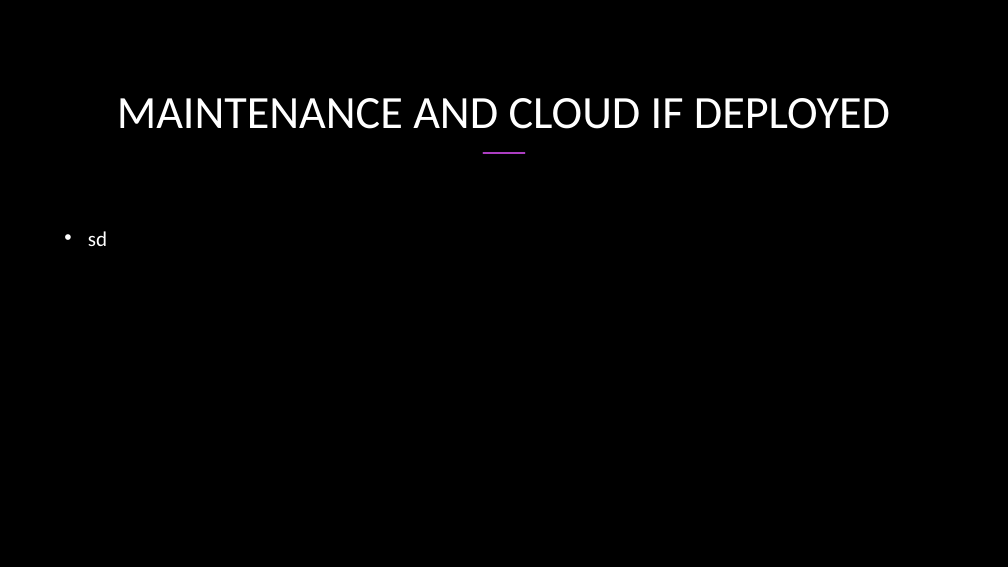
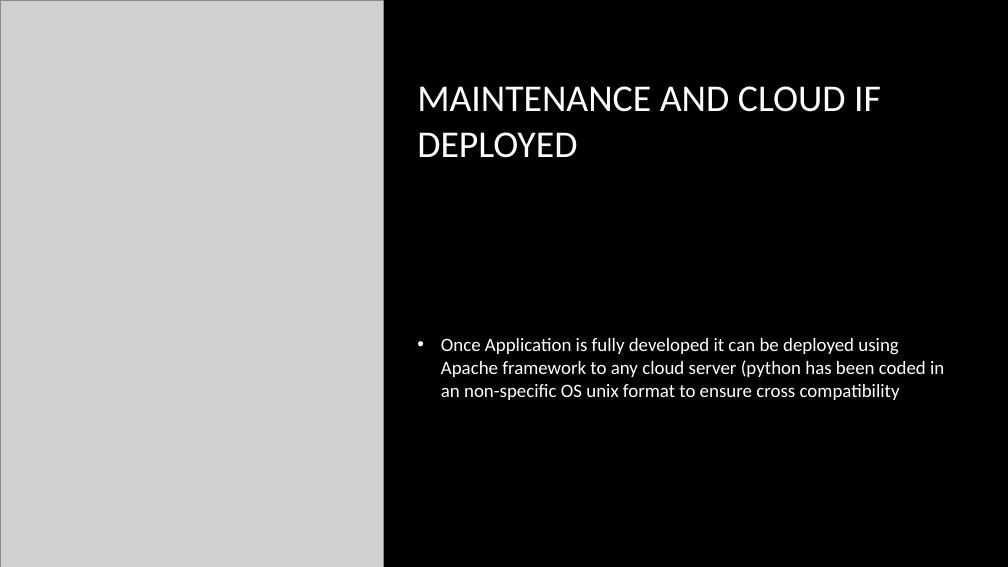
Before and after one commit to Orko24/PLTR_GAIA_4, a slide deck: slide 9 of Workflow/GAIA knockoff Logic WorkFlow.pptx. Drawn at 1008x567 pixels with LibreOffice and Linux fonts; fonts in the diff are those of the drawing; grey boxes stand for pictures; background and template pictures are left out. Boxes give left, top, right and bottom in pixels: in the first picture for what was removed or moved away, otherwise in the second. Text is boxed around its words. In the diff, an @@ line names an element or a change of style, - is before the commit and + after.

```diff
--- a/Workflow/GAIA knockoff Logic WorkFlow.pptx
+++ b/Workflow/GAIA knockoff Logic WorkFlow.pptx
@@ picture added at [0,0,383,567] @@
@@ title "MAINTENANCE AND CLOUD IF DEPLOYED": place and size @@
-title "MAINTENANCE AND CLOUD IF DEPLOYED" at [117,98,890,129]
+title "MAINTENANCE AND CLOUD IF DEPLOYED" at [417,86,881,158]
@@ title "MAINTENANCE AND CLOUD IF DEPLOYED" at [417,86,881,158]: size 44 to 36 pt; alignment centre to left; vertical alignment bottom to middle @@
@@ line removed from (483, 153) to (525, 153) @@
@@ text "Once Application is fully developed ..." at [441,338,944,400]: vertical alignment top to middle @@
@@ text at [441,338,944,400]: text changed; size 20 to 18 pt @@
-• sd
+• Once Application is fully developed it can be deployed using Apache framework to any cloud server (python has been coded in an non-specific OS unix format to ensure cross compatibility
```
Also in this commit, not shown: 1 other slide changed, 1 slide added, 1 slide removed, 1 other file.
